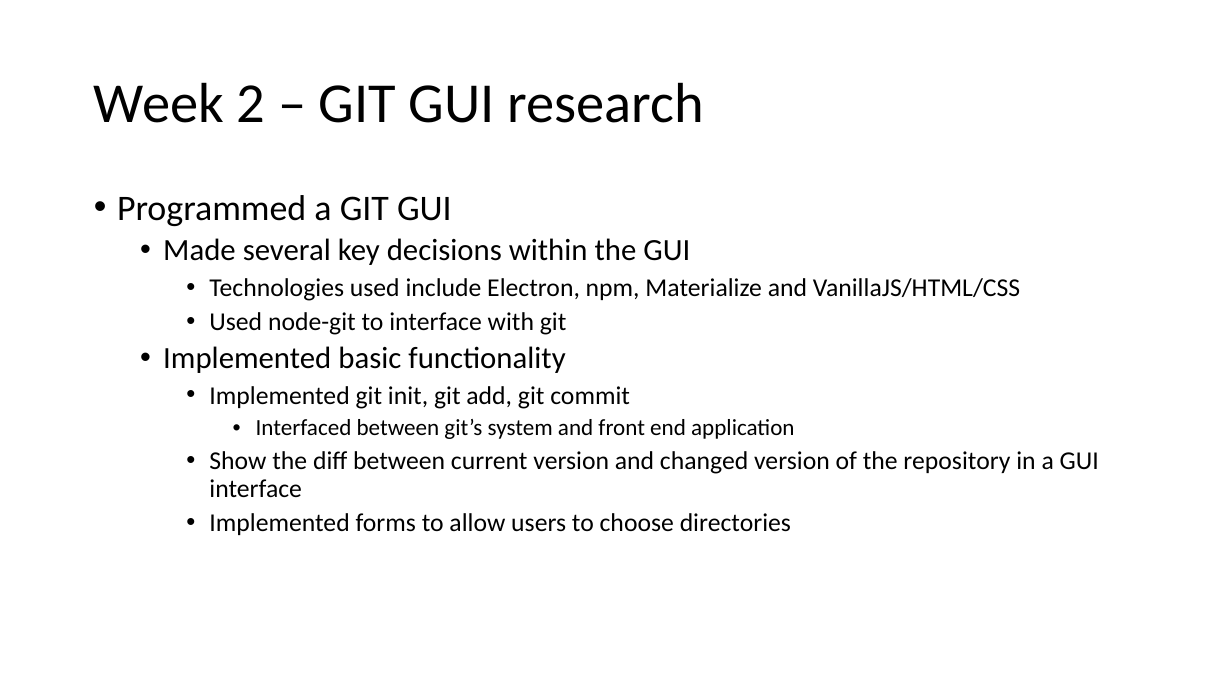
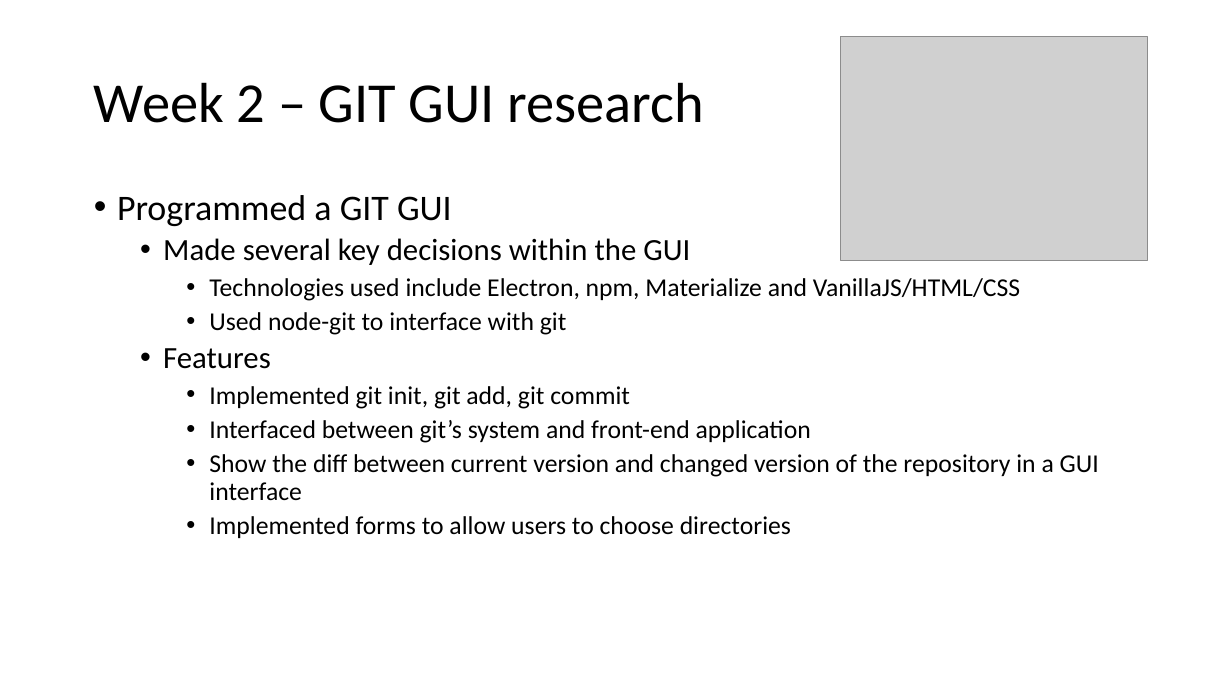
Before and after one commit to burwinliu-zz/my-jupyter-nb, a slide deck: slide 4 of Notes/summer2020/Summer_Summary.pptx. Drawn at 1232x693 pixels with LibreOffice and Linux fonts; fonts in the diff are those of the drawing; grey boxes stand for pictures. Boxes give left, top, right and bottom in pixels: in the first picture for what was removed or moved away, otherwise in the second. Text is boxed around its words. In the diff, an @@ line names an element or a change of style, - is before the commit and + after.

```diff
--- a/Notes/summer2020/Summer_Summary.pptx
+++ b/Notes/summer2020/Summer_Summary.pptx
@@ picture added at box(840, 37, 1147, 261) @@
@@ text at box(163, 348, 271, 369): text changed @@
-  • Implemented basic functionality
+  • Features
@@ text at box(209, 420, 811, 443): text changed; size 18 to 20 pt @@
-      • Interfaced between git’s system and front end application
+    • Interfaced between git’s system and front-end application
```
Also in this commit, not shown: 5 slides added, 37 other files.
